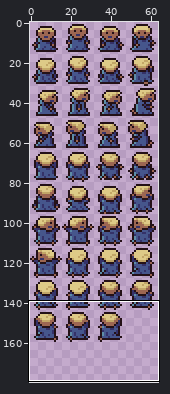
Sprite sheet: zeldalike/player/Iodan.png. Above, an overview of the earlier version with the close-up marked.
Close-up. Before:
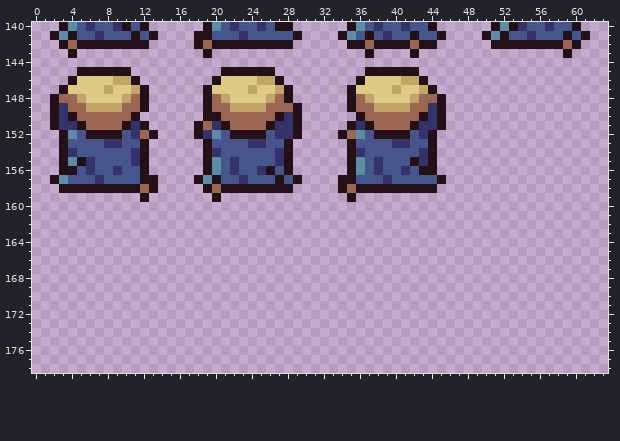
The file is 64x256 pixels. Shown: x 0..63, y 140..178. The wide view leaves out empty margins.
Once edited:
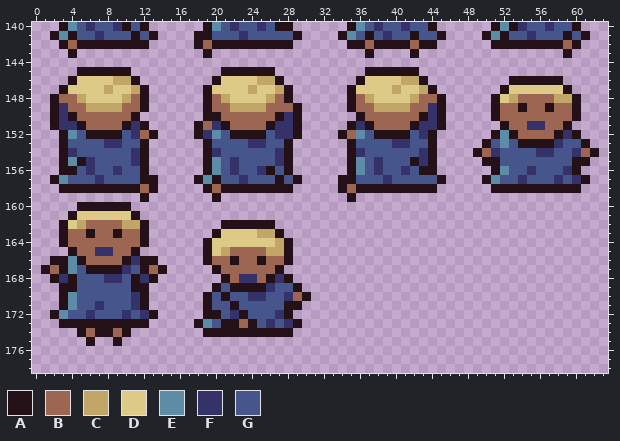
Palette (. is transparent): A #241117  B #9c6652  C #c2a667  D #deca87  E #5d8da6  F #353269  G #46568c
The exact change:
y 146: x 53..58 ...... -> AAAAAA
y 147: x 52..59 ........ -> ADDDDDDA
y 148: x 51..60 .......... -> ADCBBBBCCA
y 149: x 51..60 .......... -> ABBABBABBA
y 150: x 51..60 .......... -> ABBBBBBBBA
y 151: x 52..59 ........ -> ABBFFBBA
y 152: x 51..60 .......... -> AEABBBBAFA
y 153: x 50..61 ............ -> AGEGAAAAFGGA
y 154: x 49..62 .............. -> ABFGGGGFFGGFBA
y 155: x 50..61 ............ -> AAGGGGGGGGAA
y 156: x 51..60 .......... -> AEGGFGGGFA
y 157: x 50..61 ............ -> AEGGFGGGFGFA
y 158: x 51..60 .......... -> AAAAAAAAAA
y 160: x 5..10 ...... -> AAAAAA
y 161: x 4..11 ........ -> ADDDDDDA
y 162: x 3..12 .......... -> ADCBBBBCCA; x 21..26 ...... -> AAAAAA
y 163: x 3..12 .......... -> ABBABBABBA; x 20..27 ........ -> ADDDDCCA
y 164: x 3..12 .......... -> ABBBBBBBBA; x 19..28 .......... -> ADDDDDDDCA
y 165: x 4..11 ........ -> ABBFFBBA; x 19..28 .......... -> ADCBBBBCCA
y 166: x 2..13 ............ -> AAEABBBBAFAA; x 19..28 .......... -> ABBABBABBA
y 167: x 1..14 .............. -> ABAEGAAAAFGABA; x 20..27 ........ -> ABBBBBBA
y 168: x 2..13 ............ -> AFAGGGFFGAFA; x 21..28 ........ -> ABFFBAFA
y 169: x 3..12 .......... -> AAGGGGGGAA; x 20..29 .......... -> AGAAAAFGGA
y 170: x 3..12 .......... -> AEGGGGGGFA; x 19..30 ............ -> AGAGGFFGGFBA
y 171: x 3..12 .......... -> AEGGFGGGFA; x 19..29 ........... -> AGGAGGGGGAA
y 172: x 2..13 ............ -> AEGGFGGGFGFA; x 19..28 .......... -> AAGFAGGGFA
y 173: x 3..12 .......... -> AAAAAAAAAA; x 18..29 ............ -> AEGAABAGFGFA
y 174: x 5..10 ...... -> ABAABA; x 19..28 .......... -> AAAAAAAAAA
y 175: x 6 . -> A; x 9 . -> A
Boxes around the changes in both close-ups, in picture pixels (x1, y1, x2, y2):
added: (473, 76, 599, 193)
added: (41, 202, 167, 346)
added: (194, 220, 311, 337)
